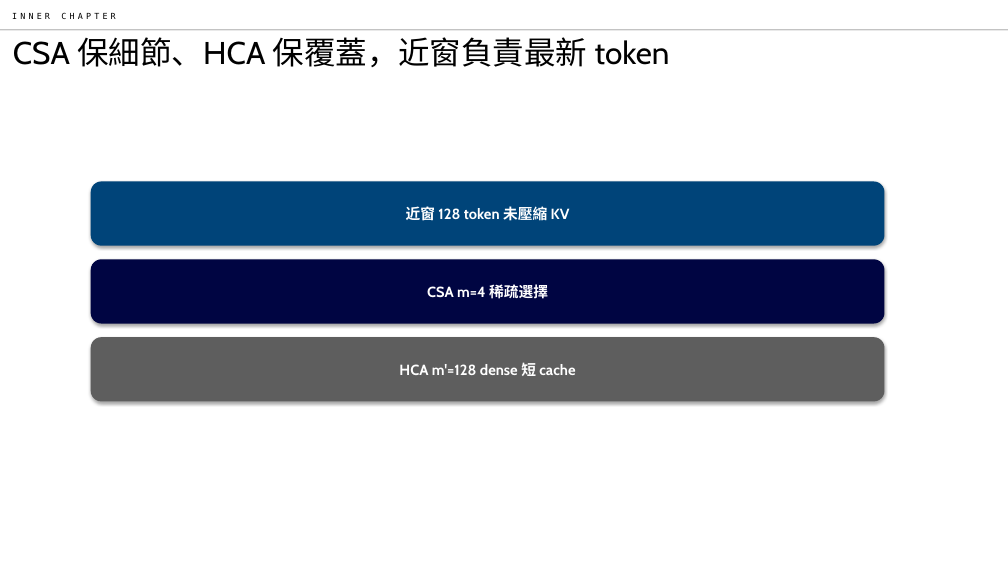
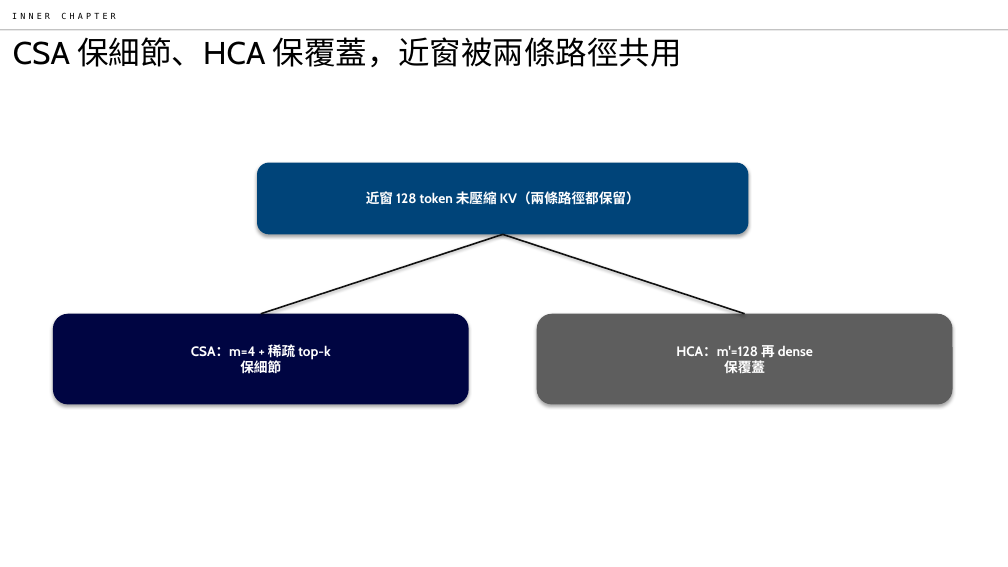
Before and after one commit to EndeavorYen/ppt-skill-for-work, a slide deck: slide 9 of eval/gold/optimized.pptx (slide 8 before the commit). Drawn at 1008x567 pixels with LibreOffice and Linux fonts; fonts in the diff are those of the drawing. Boxes give left, top, right and bottom in pixels: in the first picture for what was removed or moved away, otherwise in the second. Text is boxed around its words. In the diff, an @@ line names an element or a change of style, - is before the commit and + after.

```diff
--- a/eval/gold/optimized.pptx
+++ b/eval/gold/optimized.pptx
@@ title at bbox=[13, 37, 682, 67]: text changed @@
-CSA 保細節、HCA 保覆蓋，近窗負責最新 token
+CSA 保細節、HCA 保覆蓋，近窗被兩條路徑共用
@@ rounded rectangle "近窗 128 token 未壓縮 KV（兩條路徑都保留）": place and size @@
-rounded rectangle "近窗 128 token 未壓縮 KV（兩條路徑都保留）" at bbox=[91, 181, 885, 246]
+rounded rectangle "近窗 128 token 未壓縮 KV（兩條路徑都保留）" at bbox=[257, 163, 749, 234]
@@ text in rounded rectangle at bbox=[366, 190, 640, 208]: text changed; size 14 to 13 pt @@
-近窗 128 token 未壓縮 KV
+近窗 128 token 未壓縮 KV（兩條路徑都保留）
@@ line added from (503, 234) to (261, 314), #111111 1.5 pt @@
@@ line added from (503, 234) to (745, 314), #111111 1.5 pt @@
@@ rounded rectangle "CSA：m=4 + 稀疏 top-k 保細節": place and size @@
-rounded rectangle "CSA：m=4 + 稀疏 top-k 保細節" at bbox=[91, 259, 885, 324]
+rounded rectangle "CSA：m=4 + 稀疏 top-k 保細節" at bbox=[53, 314, 469, 405]
@@ rounded rectangle "HCA：m'=128 再 dense 保覆蓋": place and size @@
-rounded rectangle "HCA：m'=128 再 dense 保覆蓋" at bbox=[91, 337, 885, 402]
+rounded rectangle "HCA：m'=128 再 dense 保覆蓋" at bbox=[537, 314, 953, 405]
@@ text in rounded rectangle at bbox=[191, 342, 330, 377]: text changed; size 14 to 13 pt @@
-CSA m=4 稀疏選擇
+CSA：m=4 + 稀疏 top-k
+保細節
@@ text in rounded rectangle at bbox=[676, 345, 813, 377]: text changed; size 14 to 13 pt @@
-HCA m'=128 dense 短 cache
+HCA：m'=128 再 dense
+保覆蓋
```
Also in this commit, not shown: 4 other slides changed, 1 slide added, 6 other files.
